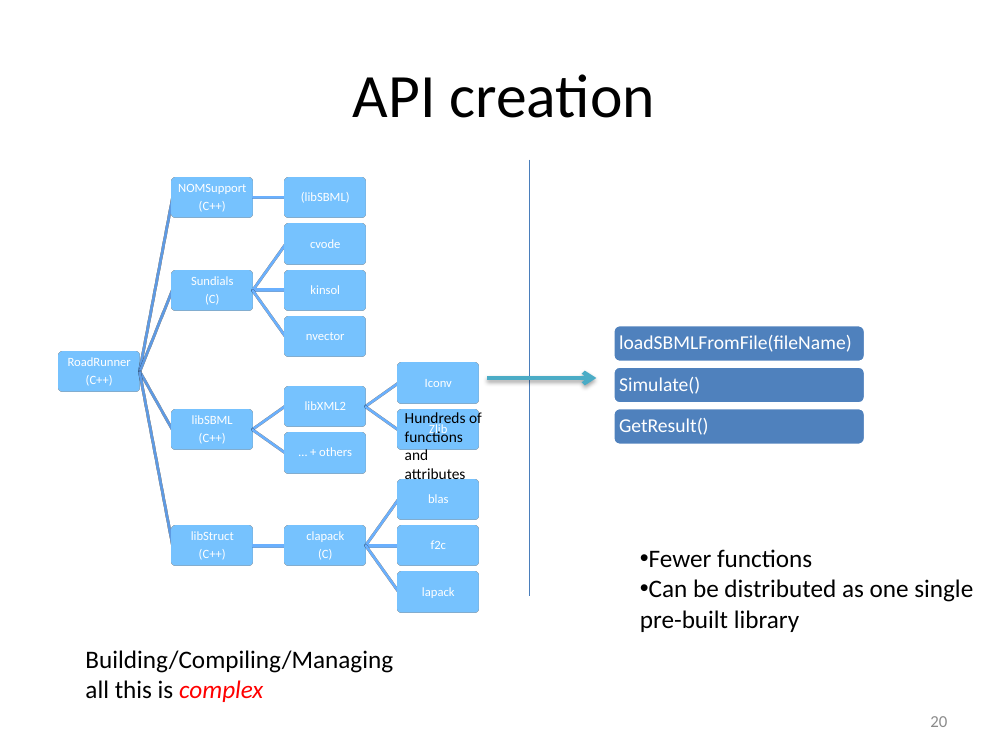
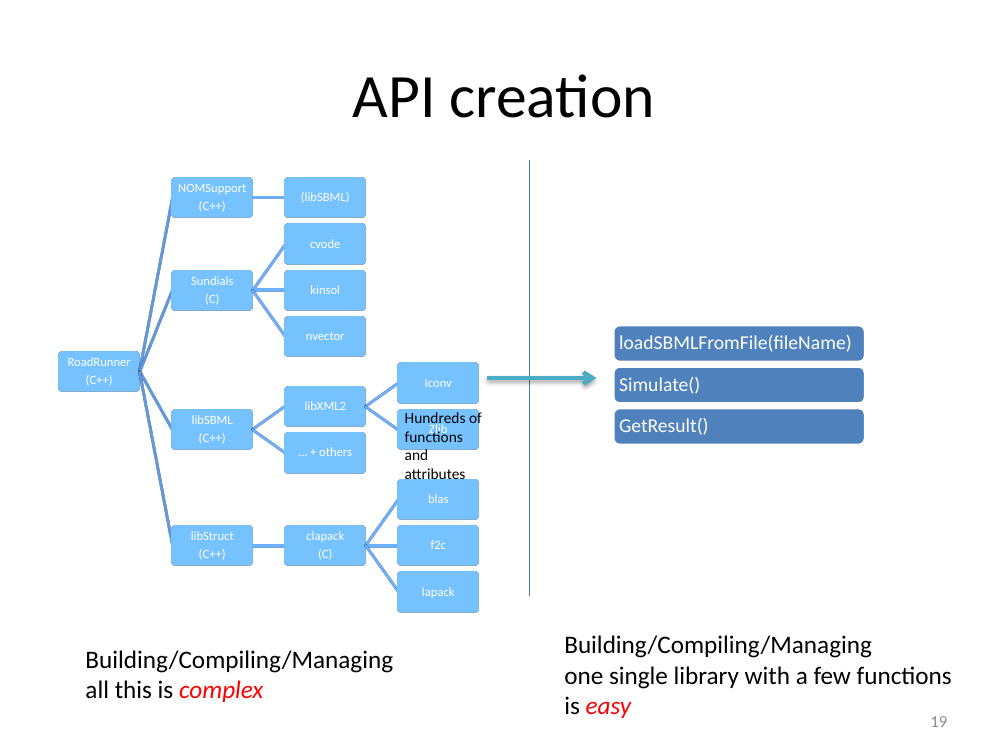
Before and after one commit to gregmedlock/roadrunnerwork, a slide deck: slide 19 of trunk/Docs/RoadRunnerPPT.pptx (slide 20 before the commit). Drawn at 1008x756 pixels with LibreOffice and Linux fonts; fonts in the diff are those of the drawing. Boxes give left, top, right and bottom in pixels: in the first picture for what was removed or moved away, otherwise in the second. Text is boxed around its words. In the diff, an @@ line names an element or a change of style, - is before the commit and + after.

```diff
--- a/trunk/Docs/RoadRunnerPPT.pptx
+++ b/trunk/Docs/RoadRunnerPPT.pptx
@@ text removed at <box>640,549,973,632</box> @@
-• Fewer functions
-• Can be distributed as one single
-pre-built library
@@ text added at <box>564,635,952,718</box>, 18 pt, text #000000 @@
+Building/Compiling/Managing
+one single library with a few functions
+is easy
@@ page number at <box>930,716,947,727</box>: text changed @@
-20
+19
```
Also in this commit, not shown: 7 other slides changed, 1 slide removed.
